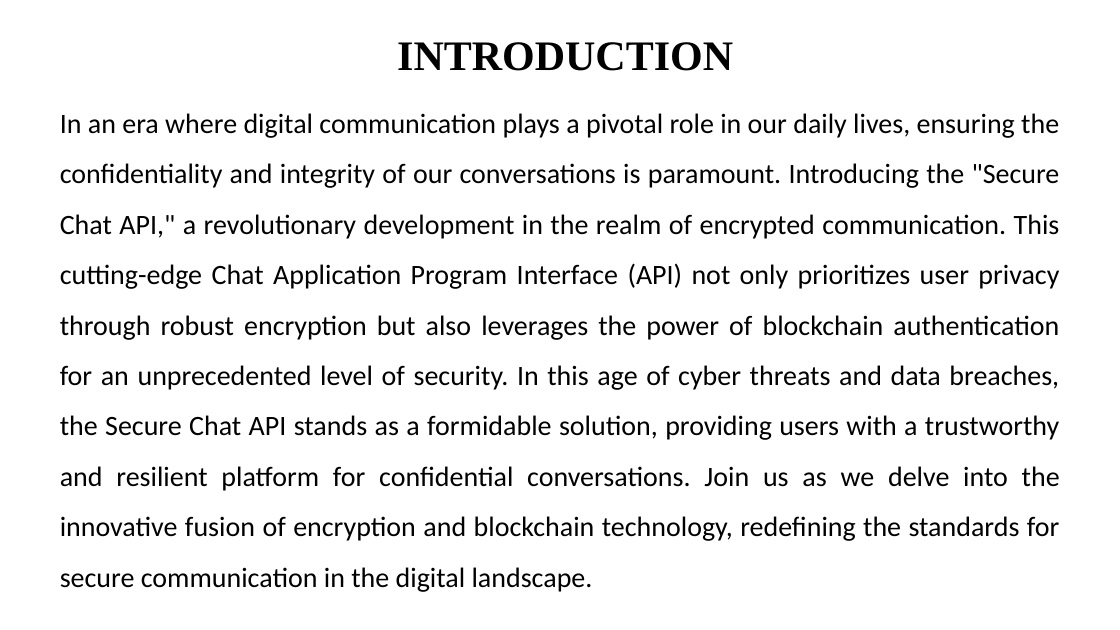
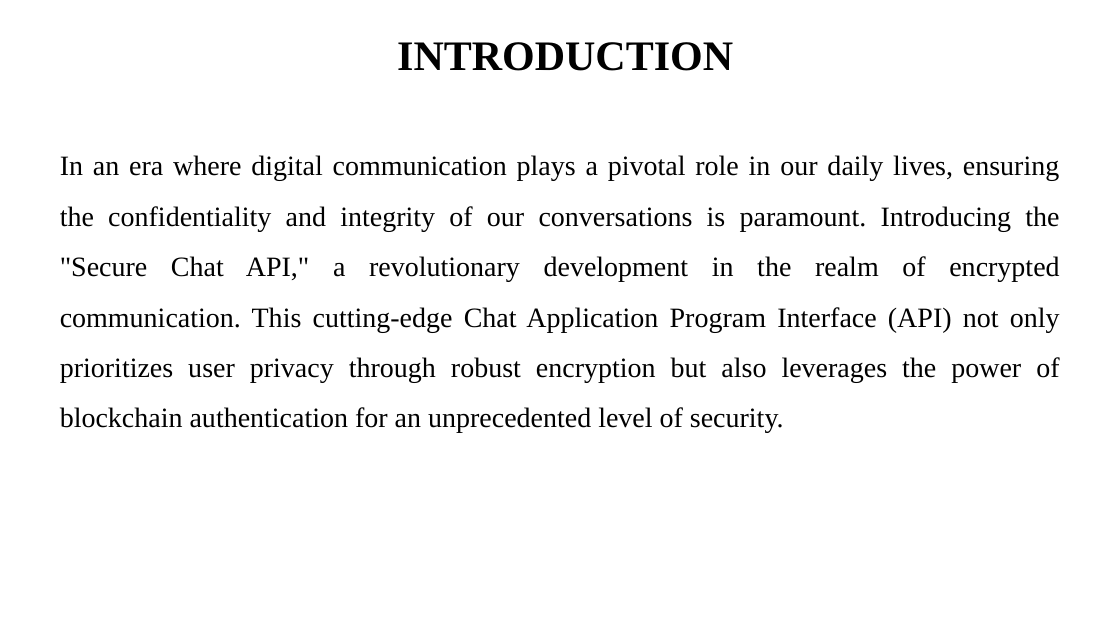
Before and after one commit to i-am-smf/Secure-Chat-using-Blockchain, a slide deck: slide 4 of First Review.pptx (slide 3 before the commit). Drawn at 1120x630 pixels with LibreOffice and Linux fonts; fonts in the diff are those of the drawing. Boxes give left, top, right and bottom in pixels: in the first picture for what was removed or moved away, otherwise in the second. Text is boxed around its words. In the diff, an @@ line names an element or a change of style, - is before the commit and + after.

```diff
--- a/First Review.pptx
+++ b/First Review.pptx
@@ text at <box>60,155,1060,433</box>: text changed; font Calibri to Times New Roman @@
-In an era where digital communication plays a pivotal role in our daily lives, ensuring the confidentiality and integrity of our conversations is paramount. Introducing the "Secure Chat API," a revolutionary development in the realm of encrypted communication. This cutting-edge Chat Application Program Interface (API) not only prioritizes user privacy through robust encryption but also leverages the power of blockchain authentication for an unprecedented level of security. In this age of cyber threats and data breaches, the Secure Chat API stands as a formidable solution, providing users with a trustworthy and resilient platform for confidential conversations. Join us as we delve into the innovative fusion of encryption and blockchain technology, redefining the standards for secure communication in the digital landscape.
+In an era where digital communication plays a pivotal role in our daily lives, ensuring the confidentiality and integrity of our conversations is paramount. Introducing the "Secure Chat API," a revolutionary development in the realm of encrypted communication. This cutting-edge Chat Application Program Interface (API) not only prioritizes user privacy through robust encryption but also leverages the power of blockchain authentication for an unprecedented level of security.
```
Also in this commit, not shown: 4 other slides changed, 2 slides added, 2 other files.
